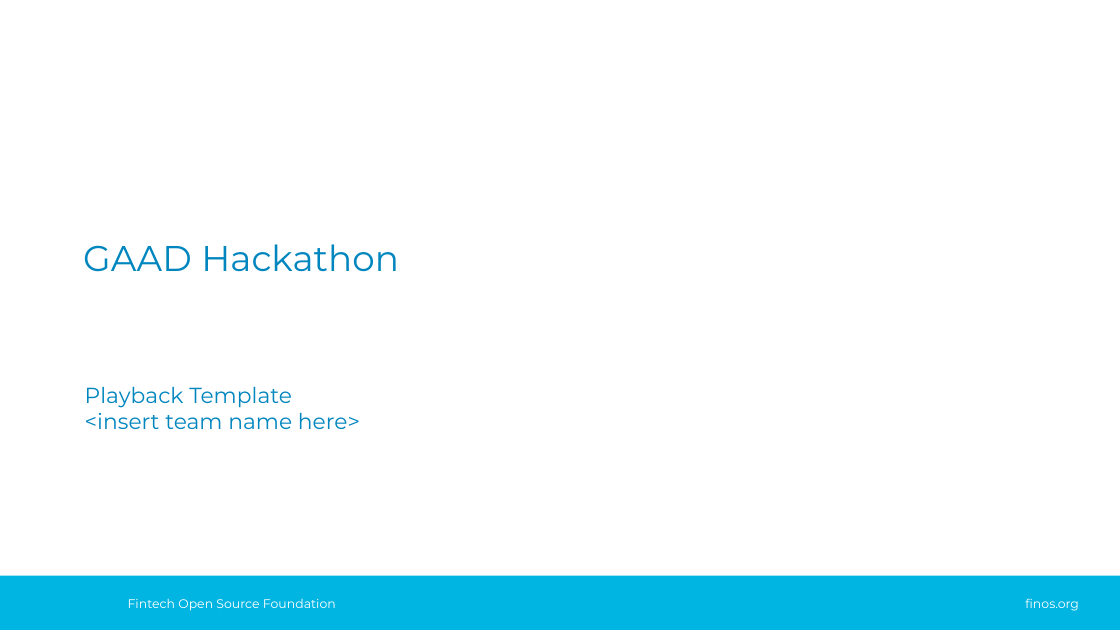
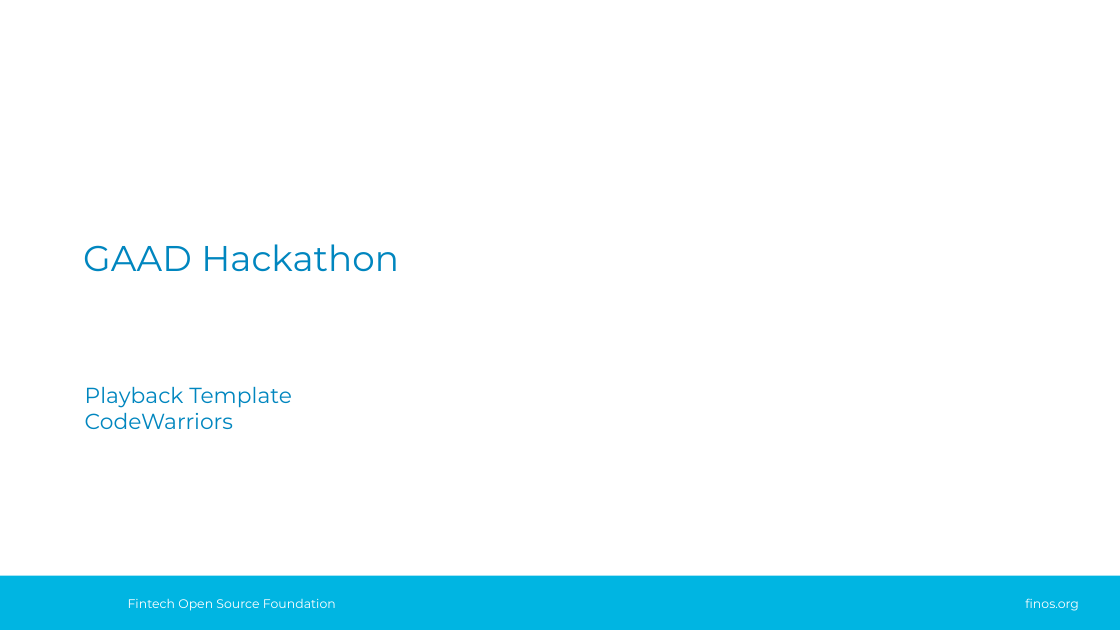
Before and after one commit to yaw-sid/CodeWarriors, a slide deck: slide 1 of hackproject/presentations/gaad-hackathon-playback-template.pptx. Drawn at 1120x630 pixels with LibreOffice and Linux fonts; fonts in the diff are those of the drawing; background and template pictures are left out. Boxes give left, top, right and bottom in pixels: in the first picture for what was removed or moved away, otherwise in the second. Text is boxed around its words. In the diff, an @@ line names an element or a change of style, - is before the commit and + after.

Commit message:
edit presentation

```diff
--- a/hackproject/presentations/gaad-hackathon-playback-template.pptx
+++ b/hackproject/presentations/gaad-hackathon-playback-template.pptx
@@ subtitle at box(85, 412, 233, 429): text changed @@
-<insert team name here>
+CodeWarriors
```
Also in this commit, not shown: 8 slides added, 8 slides removed.
